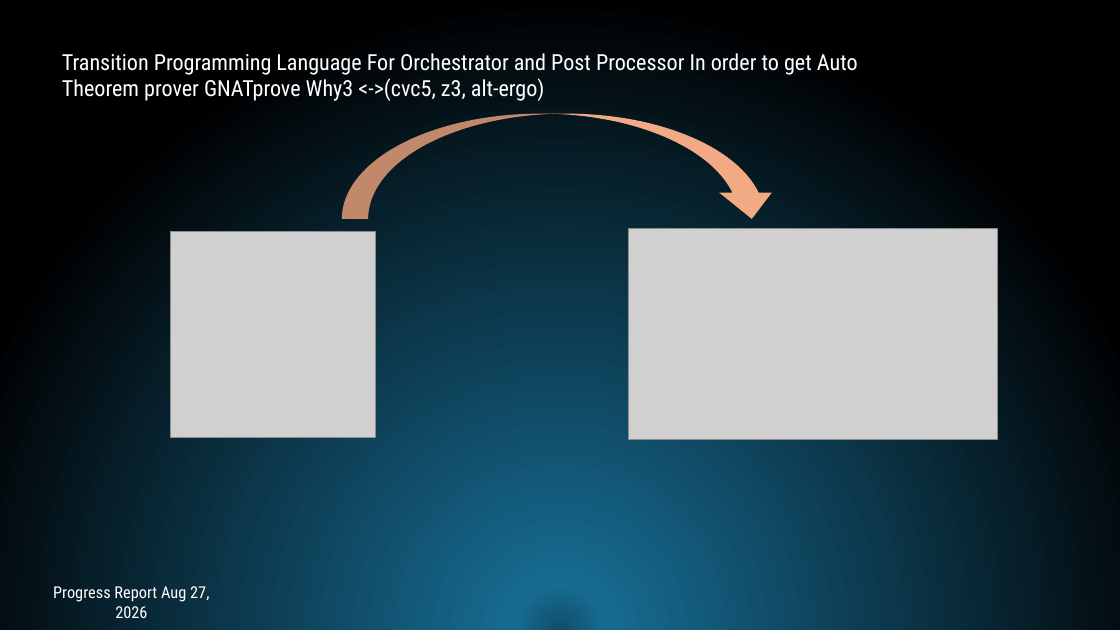
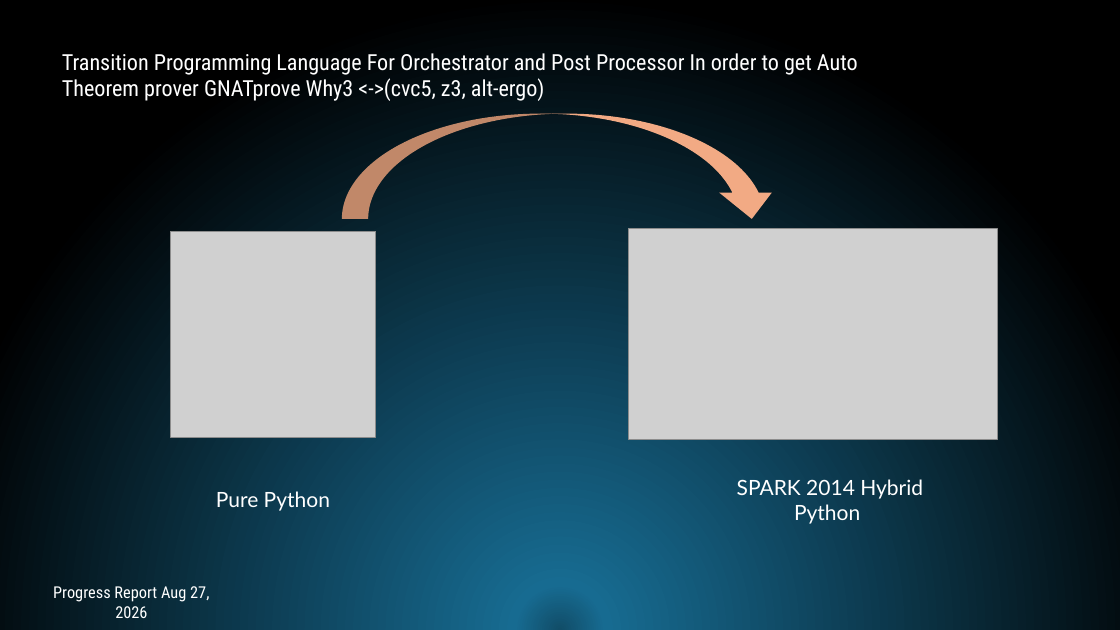
Before and after one commit to albertstarfield/StellarOrion_HypersonicEdition, a slide deck: slide 4 of Lost+Found/ProgressReport/Week 12/ProgressReport.pptx. Drawn at 1120x630 pixels with LibreOffice and Linux fonts; fonts in the diff are those of the drawing; grey boxes stand for pictures. Boxes give left, top, right and bottom in pixels: in the first picture for what was removed or moved away, otherwise in the second. Text is boxed around its words. In the diff, an @@ line names an element or a change of style, - is before the commit and + after.

```diff
--- a/Lost+Found/ProgressReport/Week 12/ProgressReport.pptx
+++ b/Lost+Found/ProgressReport/Week 12/ProgressReport.pptx
@@ text added at box(737, 479, 923, 524), 18 pt, text #FFFFFF @@
+SPARK 2014 Hybrid Python
@@ text added at box(216, 491, 330, 511), 18 pt, text #FFFFFF @@
+Pure Python
```
Also in this commit, not shown: 4 other slides changed, 6 slides added, 16 other files.
